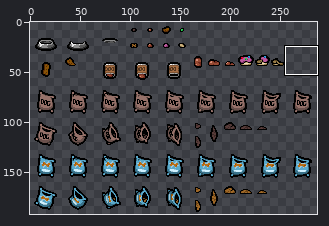
Sprite sheet -- resources/gfx/items/slots/feeding_bowl.png. The first picture is a wide view before the edit; the outline marks the close-up.
Close-up. Old version:
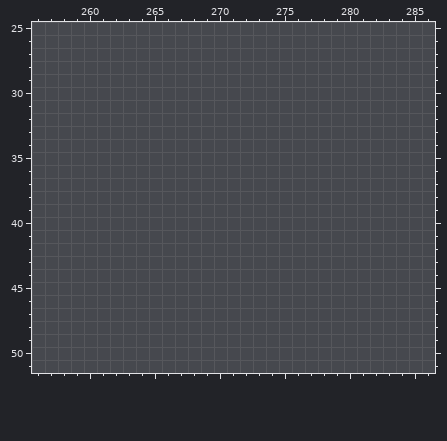
The file is 288x192 pixels. Shown: x 256..286, y 25..51. The wide view leaves out empty margins.
Once edited:
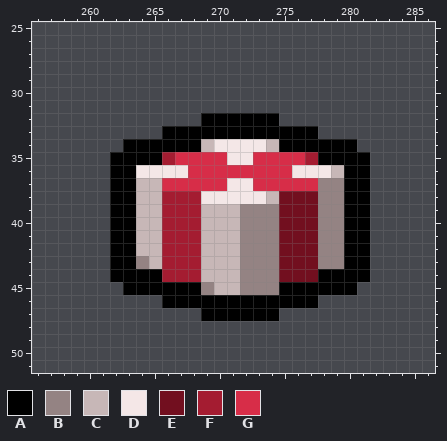
Palette (. is transparent): A #000000  B #948383  C #c7b7b7  D #f4e7e7  E #720f1f  F #a41c31  G #d72d48
Message: Cake now has sounds
From old to new:
y 32: x 269..274 ...... -> AAAAAA
y 33: x 266..277 ............ -> AAAAAAAAAAAA
y 34: x 263..280 .................. -> AAAAAACDDDDCAAAAAA
y 35: x 262..281 .................... -> AAAAFGGGGDDGGGGFAAAA
y 36: x 262..281 .................... -> AADDDDGGGGGGGGDDDCAA
y 37: x 262..281 .................... -> AACCGGGGGDDGGGGGBBAA
y 38: x 262..281 .................... -> AACCFFFDDDDDCEEEBBAA
y 39..42: x 262..281 .................... -> AACCFFFCCCBBBEEEBBAA
y 43: x 262..281 .................... -> AABCFFFCCCBBBEEEBBAA
y 44: x 262..281 .................... -> AAAAFFFCCCBBBEEEAAAA
y 45: x 263..280 .................. -> AAAAAABCCBBBAAAAAA
y 46: x 266..277 ............ -> AAAAAAAAAAAA
y 47: x 269..274 ...... -> AAAAAA
Boxes around the changes in both close-ups, in picture pixels (x1, y1, x2, y2):
added: (110, 113, 370, 321)
